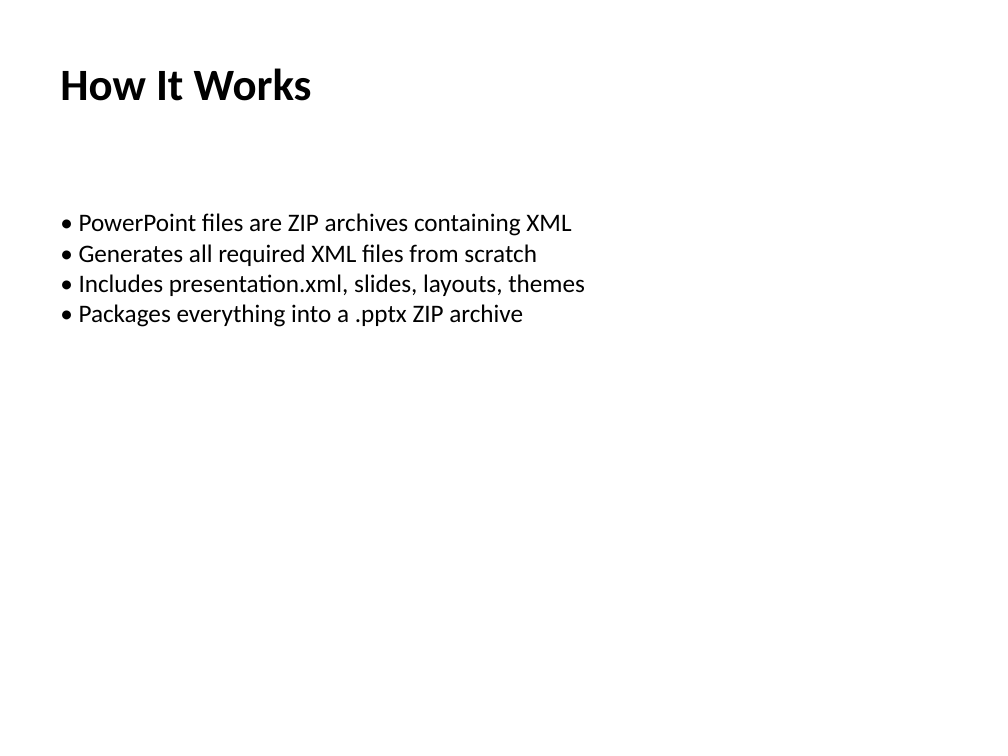
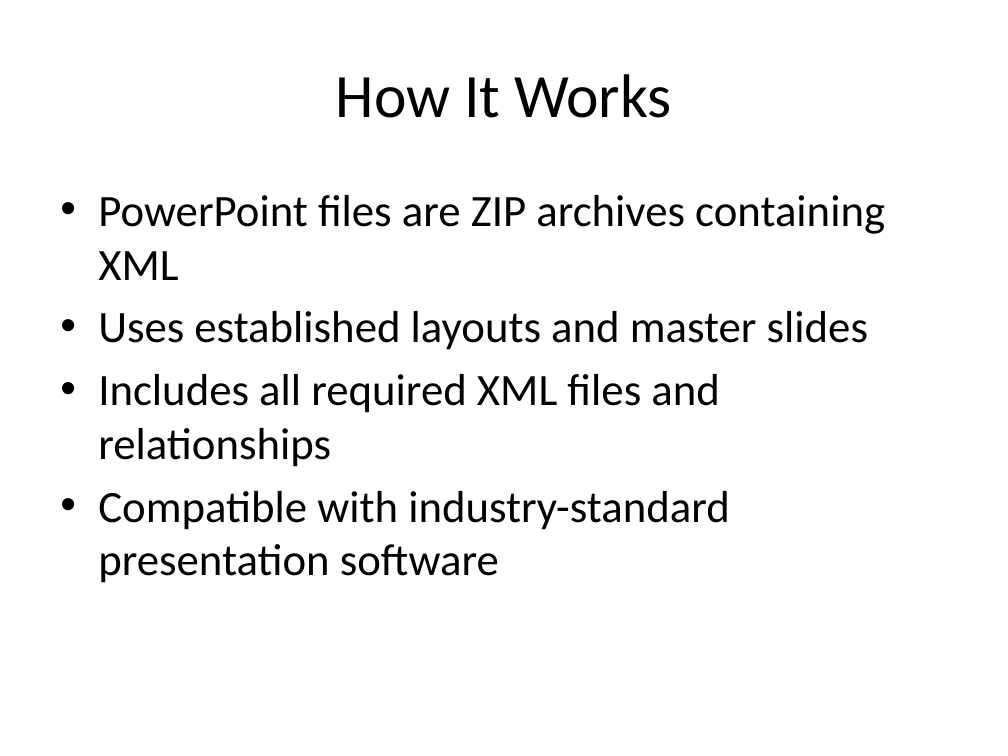
Before and after one commit to RichardScottOZ/powerpoint, a slide deck: slide 3 of examples/simple_example.pptx. Drawn at 1008x756 pixels with LibreOffice and Linux fonts; fonts in the diff are those of the drawing. Boxes give left, top, right and bottom in pixels: in the first picture for what was removed or moved away, otherwise in the second. Text is boxed around its words. In the diff, an @@ line names an element or a change of style, - is before the commit and + after.

```diff
--- a/examples/simple_example.pptx
+++ b/examples/simple_example.pptx
@@ title "How It Works": place and size @@
-title "How It Works" at (60,68,312,101)
+title "How It Works" at (336,74,672,118)
@@ title "How It Works" at (336,74,672,118): size 32 to 44 pt, bold off; alignment left to centre; vertical alignment top to middle @@
@@ text added at (98,195,885,583), 32 pt, text #000000 @@
+• PowerPoint files are ZIP archives containing XML
+• Uses established layouts and master slides
+• Includes all required XML files and relationships
+• Compatible with industry-standard presentation software
@@ text removed at (79,213,585,327) @@
-• PowerPoint files are ZIP archives containing XML
-• Generates all required XML files from scratch
-• Includes presentation.xml, slides, layouts, themes
-• Packages everything into a .pptx ZIP archive
```
Also in this commit, not shown: 1 other slide changed, 1 slide added, 1 slide removed, 16 other files.
